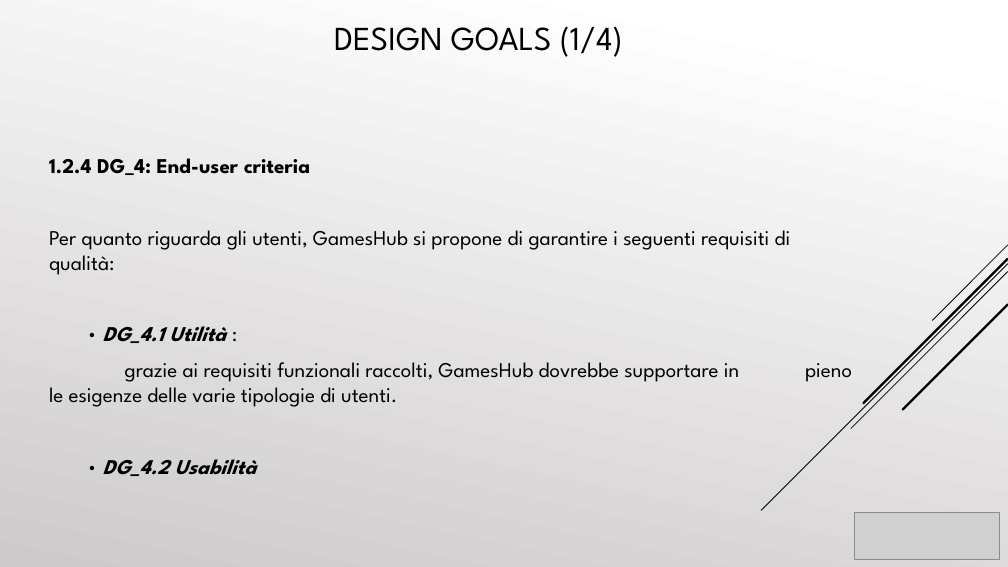
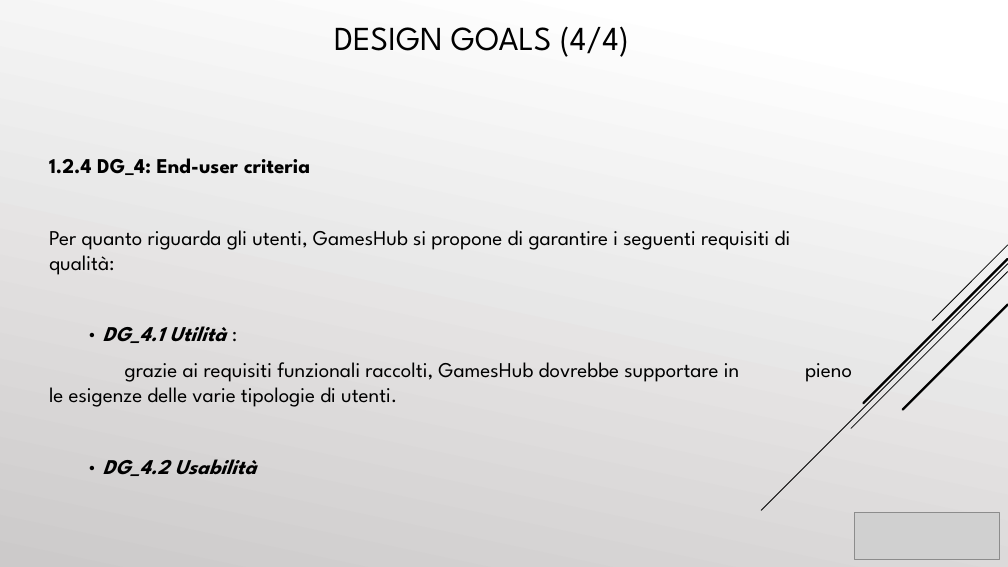
Before and after one commit to cosimob28/GamesHub, a slide deck: slide 26 of Work in progress/Presentazione/GamesHub.pptx. Drawn at 1008x567 pixels with LibreOffice and Linux fonts; fonts in the diff are those of the drawing; grey boxes stand for pictures. Boxes give left, top, right and bottom in pixels: in the first picture for what was removed or moved away, otherwise in the second. Text is boxed around its words. In the diff, an @@ line names an element or a change of style, - is before the commit and + after.

```diff
--- a/Work in progress/Presentazione/GamesHub.pptx
+++ b/Work in progress/Presentazione/GamesHub.pptx
@@ text at [334,26,629,57]: text changed @@
-DESIGN GOALS (1/4)
+DESIGN GOALS (4/4)
```
Also in this commit, not shown: 2 other slides changed.
